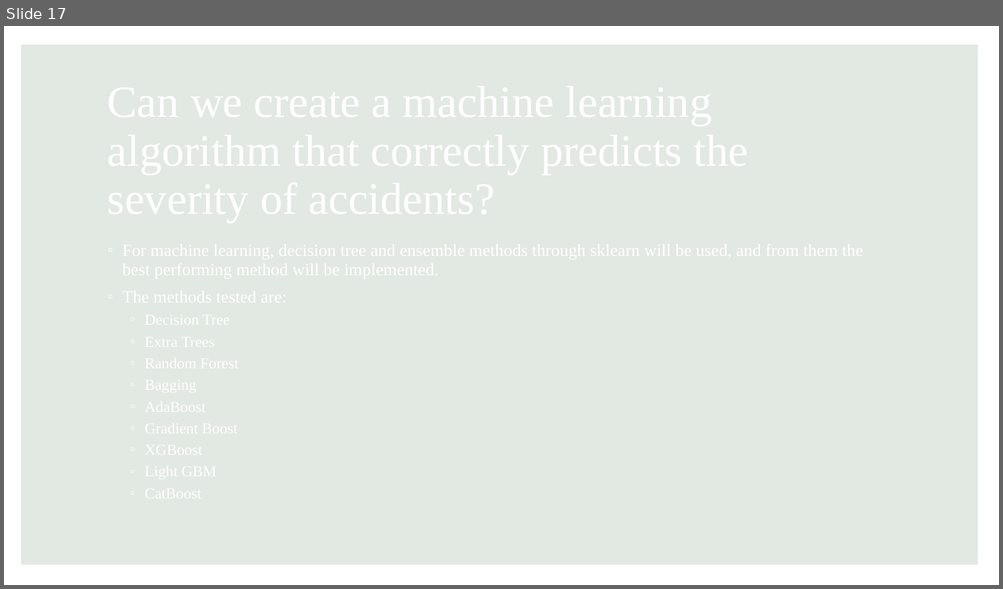
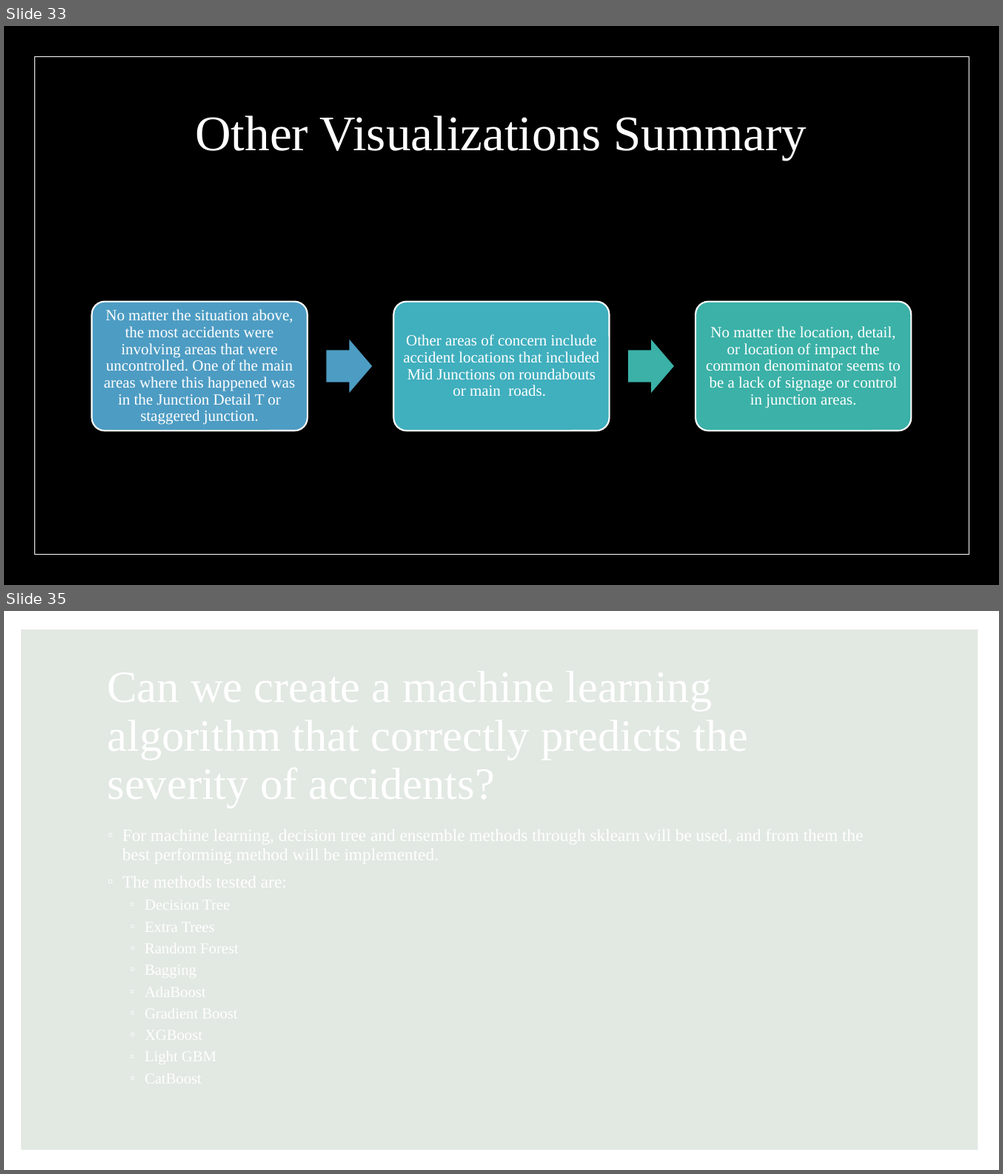
Before and after one commit to GenTaylor/Traffic-Accident-Analysis, a slide deck: Traffic Analysis and Severity Prediction.pptx. Shown one above the other, each under a label of ours: slide 17 before the commit, slides 33 and 35 after it; the slides between them are not shown. The pictures are 1003x589 and 1003x1174 pixels, drawn with LibreOffice and Linux fonts; fonts in the diff are those of the drawing. Boxes give left, top, right and bottom in pixels: in the first picture for what was removed or moved away, otherwise in the second. Text is boxed around its words. In the diff, an @@ line names an element or a change of style, - is before the commit and + after.

```diff
--- a/Traffic Analysis and Severity Prediction.pptx
+++ b/Traffic Analysis and Severity Prediction.pptx
@@ slide 33 added at [4, 26, 999, 585], background #000000 @@
@@ rectangle added at [23, 45, 980, 566], fill #000000 at 60% opacity @@
@@ rectangle added at [34, 56, 969, 555], outline #FFFFFF 0.5 pt @@
@@ title added at [195, 116, 806, 159], 48 pt, text #FFFFFF @@
+Other Visualizations Summary
@@ group added at [92, 302, 911, 431]: 3 rounded rectangles, 3 texts, 2 right arrows @@
+No matter the situation above, the most accidents were involving areas that were uncontrolled. One of the main areas where this happened was in the Junction Detail T or staggered junction.
+Other areas of concern include accident locations that included Mid Junctions on roundabouts or main roads.
+No matter the location, detail, or location of impact the common denominator seems to be a lack of signage or control in junction areas.
@@ what was slide 17 is now slide 35 @@
```
Also in this commit, not shown: 2 slides changed, 19 other slides added, 2 slides removed.
